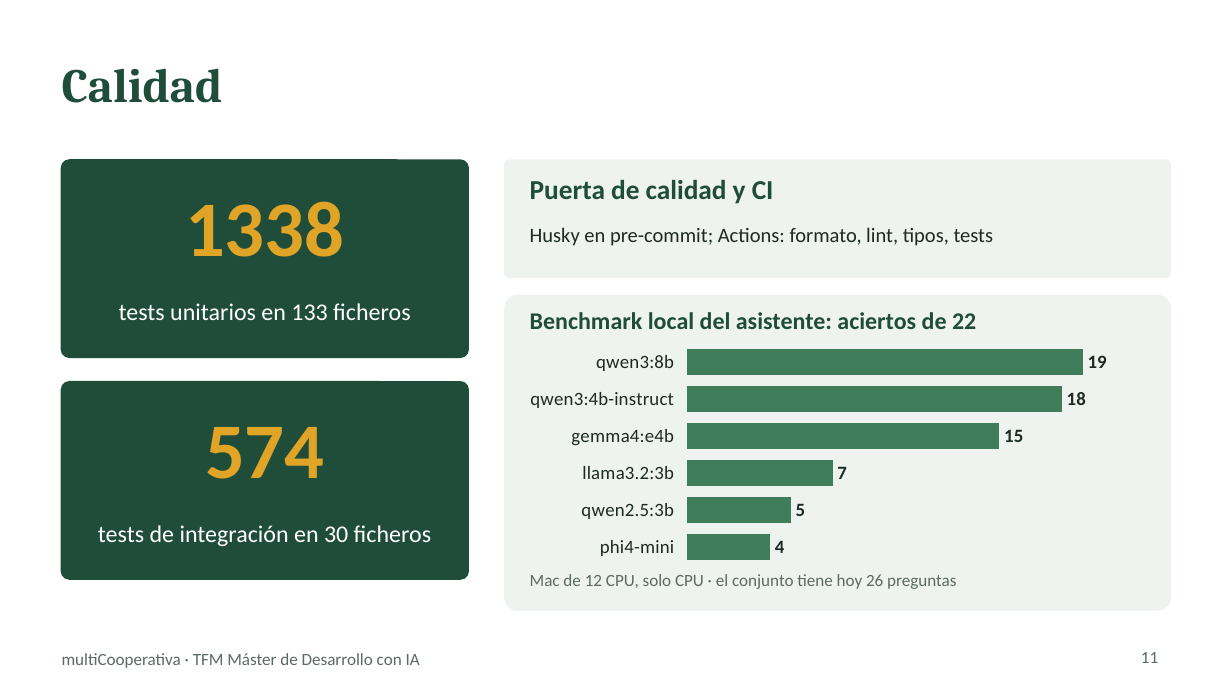
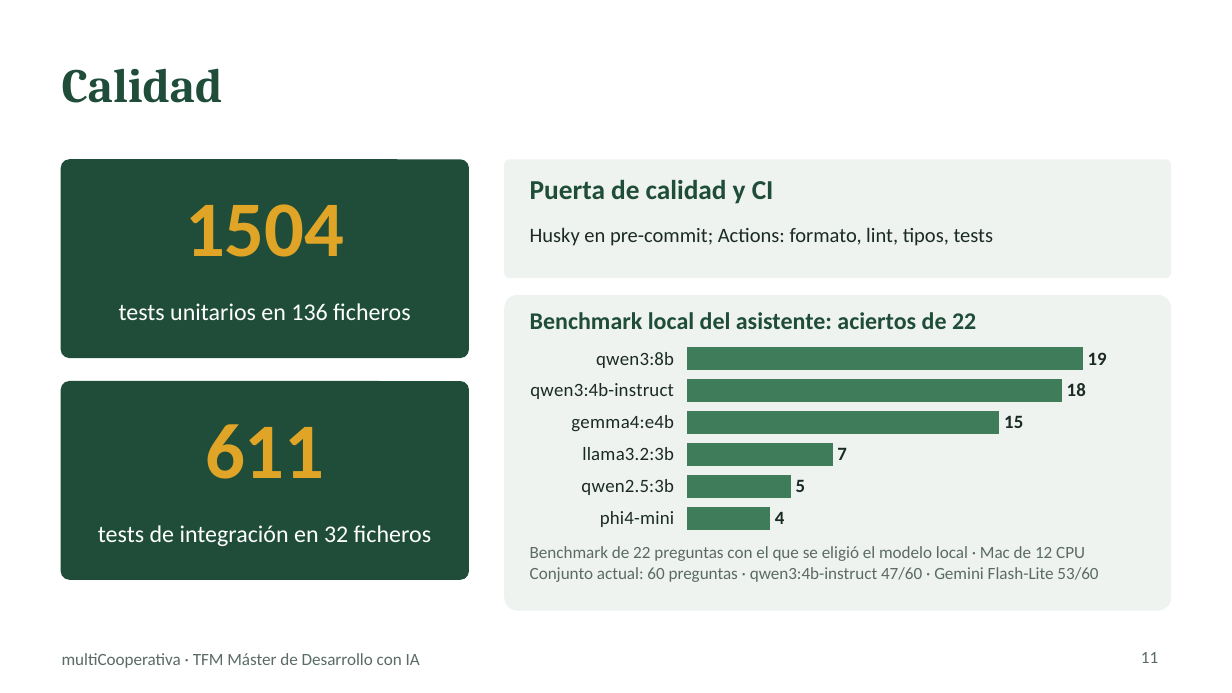
Before and after one commit to chaparro2001/multiCooperativa, a slide deck: slide 11 of docs/slides/multicooperativa-tfm.pptx. Drawn at 1232x693 pixels with LibreOffice and Linux fonts; fonts in the diff are those of the drawing. Boxes give left, top, right and bottom in pixels: in the first picture for what was removed or moved away, otherwise in the second. Text is boxed around its words. In the diff, an @@ line names an element or a change of style, - is before the commit and + after.

```diff
--- a/docs/slides/multicooperativa-tfm.pptx
+++ b/docs/slides/multicooperativa-tfm.pptx
@@ text at (x1=185, y1=204, x2=344, y2=257): text changed @@
-1338
+1504
@@ text at (x1=119, y1=303, x2=410, y2=320): text changed @@
-tests unitarios en 133 ficheros
+tests unitarios en 136 ficheros
@@ bar chart resized from (x1=517, y1=339, x2=1158, y2=570) to (x1=517, y1=339, x2=1158, y2=538) @@
@@ text at (x1=205, y1=424, x2=324, y2=479): text changed @@
-574
+611
@@ text at (x1=98, y1=525, x2=431, y2=546): text changed @@
-tests de integración en 30 ficheros
+tests de integración en 32 ficheros
@@ text at (x1=530, y1=546, x2=1098, y2=582): text changed @@
-Mac de 12 CPU, solo CPU · el conjunto tiene hoy 26 preguntas
+Benchmark de 22 preguntas con el que se eligió el modelo local · Mac de 12 CPU
+Conjunto actual: 60 preguntas · qwen3:4b-instruct 47/60 · Gemini Flash-Lite 53/60
```
Also in this commit, not shown: 8 other slides changed, 2 other files.
